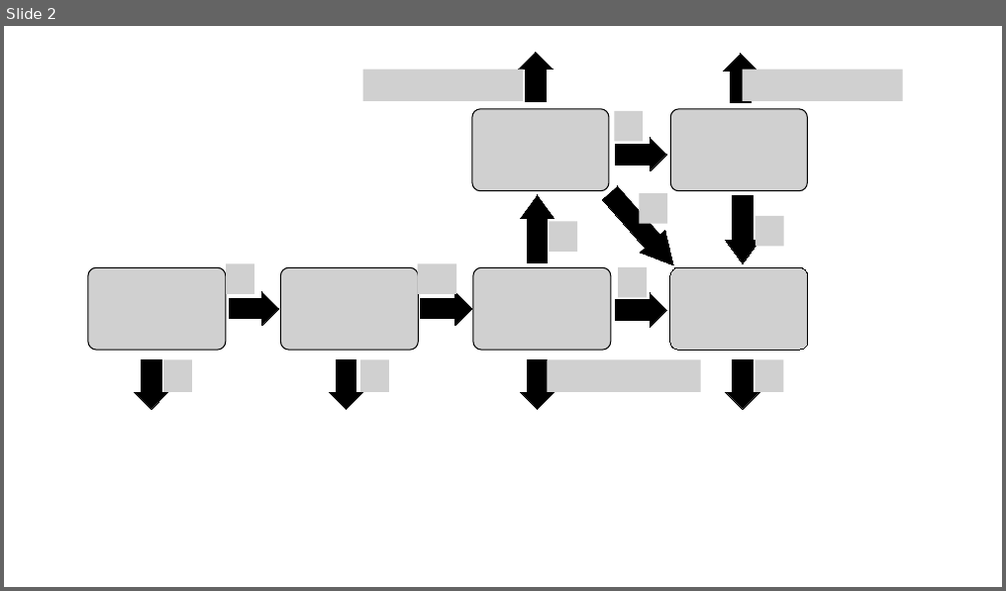
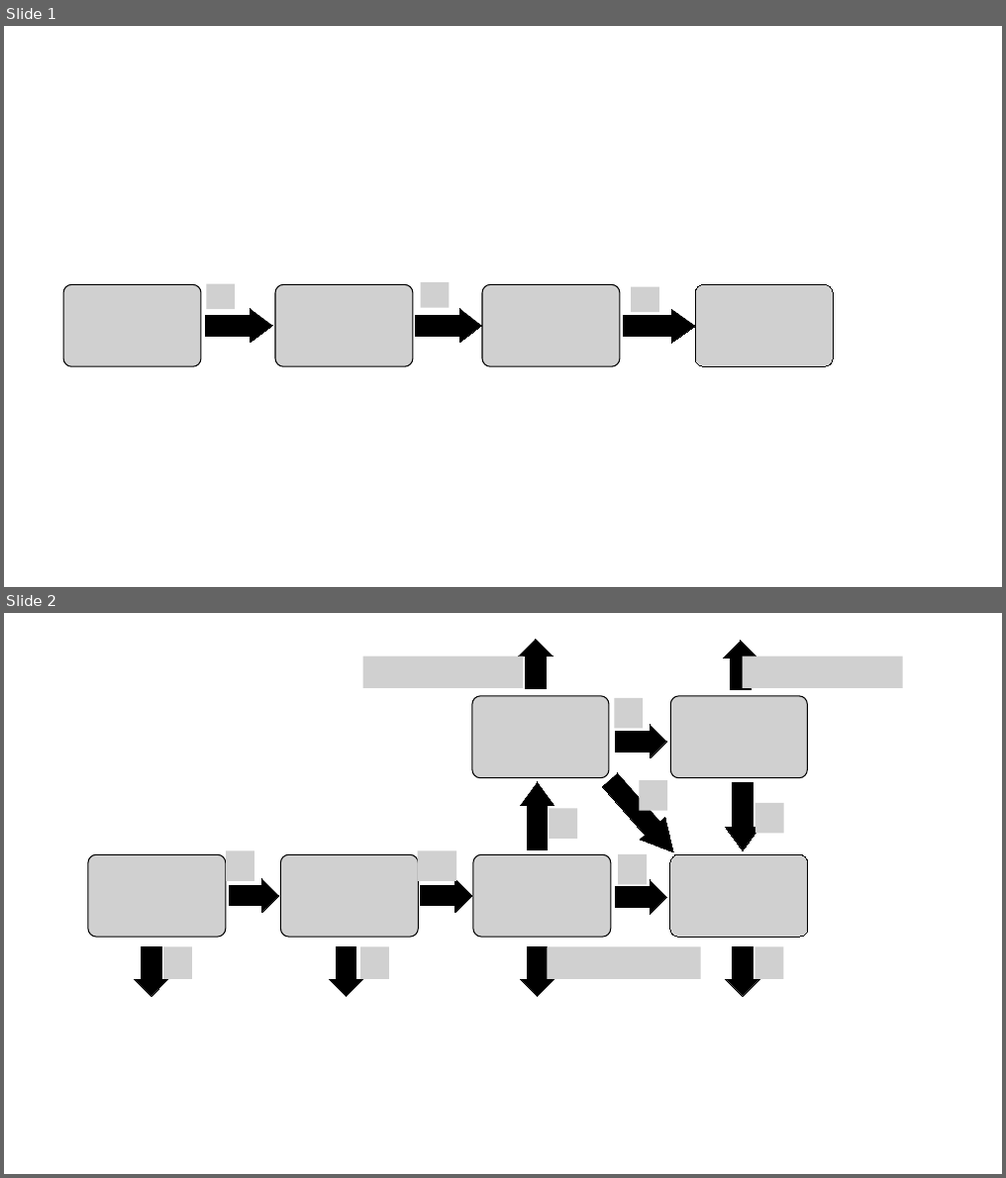
Before and after one commit to bilzee/InfectiousDiseaseModellingWithMiqdad, a slide deck: slides/figures/figures.pptx. Shown one above the other, each under a label of ours: slide 2 before the commit, slides 1 and 2 after it. The pictures are 1006x591 and 1006x1178 pixels, drawn with LibreOffice and Linux fonts; fonts in the diff are those of the drawing; grey boxes stand for pictures. Boxes give left, top, right and bottom in pixels: in the first picture for what was removed or moved away, otherwise in the second. Text is boxed around its words. In the diff, an @@ line names an element or a change of style, - is before the commit and + after.

Commit message:
added new differntial equations figure to slides

```diff
--- a/slides/figures/figures.pptx
+++ b/slides/figures/figures.pptx
@@ slide 1 added at box(4, 26, 1002, 587), background #FFFFFF @@
@@ picture added at box(63, 285, 201, 368) @@
@@ picture added at box(206, 284, 235, 310) @@
@@ picture added at box(275, 285, 413, 368) @@
@@ picture added at box(420, 282, 449, 308) @@
@@ picture added at box(482, 285, 620, 368) @@
@@ picture added at box(631, 287, 659, 313) @@
@@ picture added at box(696, 285, 834, 368) @@
@@ freeform shape added at box(206, 309, 272, 343), fill #000000, outline #000000 0.75 pt @@
@@ freeform shape added at box(416, 309, 481, 343), fill #000000, outline #000000 0.75 pt @@
@@ freeform shape added at box(623, 309, 695, 343), fill #000000, outline #000000 0.75 pt @@
```
Also in this commit, not shown: 1 slide removed, 2 other files.
